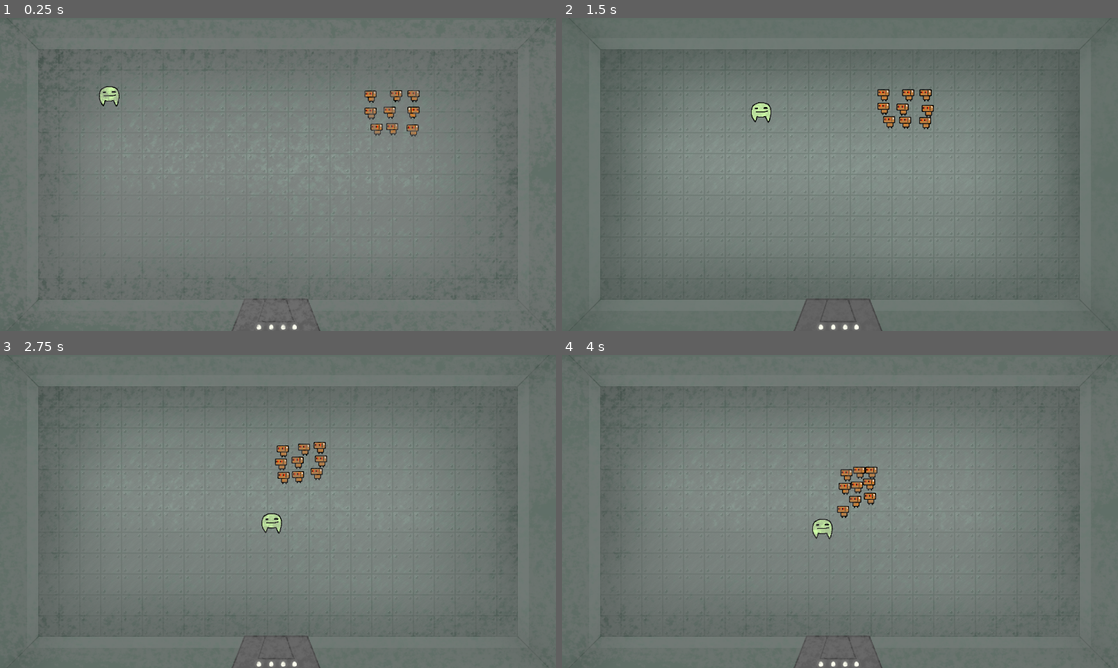
Above: before the commit, frames 1-4 (two rows, left to right).
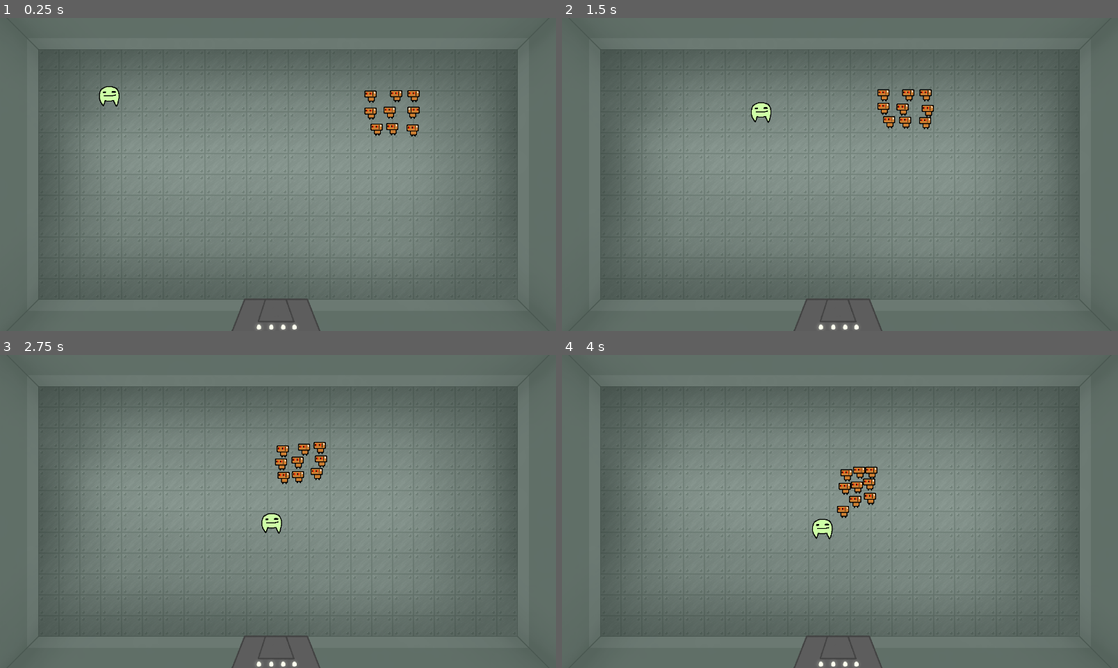
Above: after the commit, the same moments.

Repository: actually-reb/fenrir-2020
Game: Godot game, scene res://scene/Main.tscn
Same seed, same stepped clock (60 frames per second), same inputs: the game is played once before the commit and once after it.
Inputs:
- Up to frame 1 (0.25 s): no input
- Up to frame 2 (1.5 s): hold D (move_right) 0.53-1.28 s; hold S (move_down) from 1.28 s (still down)
- Up to frame 3 (2.75 s): release S (move_down) at 2.03 s; hold D (move_right) from 2.03 s (still down)
- Up to frame 4 (4 s): release D (move_right) at 2.78 s; hold W (move_up) 2.78-3.53 s; hold A (move_left) from 3.53 s (still down)

The runs differ from the first frame. In frame 1, 1.2% of the frame differs, in the area x 3-98%, y 1-100%; in frame 2, 0.2%; in frame 3, 0.5%; in frame 4, 0.4%.

Commit message:
added meleeattack scene

Diff:
--- /dev/null
+++ b/entity/MeleeAttack.gd
@@ -0,0 +1,4 @@
+extends Area2D
+
+func _ready():
+	pass
--- /dev/null
+++ b/entity/MeleeAttack.tscn
@@ -0,0 +1,21 @@
+[gd_scene load_steps=3 format=2]
+
+[ext_resource path="res://entity/MeleeAttack.gd" type="Script" id=1]
+
+[sub_resource type="RectangleShape2D" id=1]
+extents = Vector2( 59.2202, 10 )
+
+[node name="MeleeAttack" type="Area2D"]
+script = ExtResource( 1 )
+
+[node name="ColorRect" type="ColorRect" parent="."]
+margin_left = -57.0
+margin_top = -7.35143
+margin_right = 58.0
+margin_bottom = 9.64857
+__meta__ = {
+"_edit_use_anchors_": false
+}
+
+[node name="CollisionShape2D" type="CollisionShape2D" parent="."]
+shape = SubResource( 1 )
--- a/scene/Room.tscn
+++ b/scene/Room.tscn
@@ -52,6 +52,7 @@
 [node name="SmokeLayer" type="CanvasLayer" parent="."]
 
 [node name="SmokeEffect" type="Sprite" parent="SmokeLayer"]
+visible = false
 position = Vector2( 640, 363.678 )
 texture = ExtResource( 7 )
 __meta__ = {
Not shown: 1 places in scene/Room.tscn that only renumber resources
